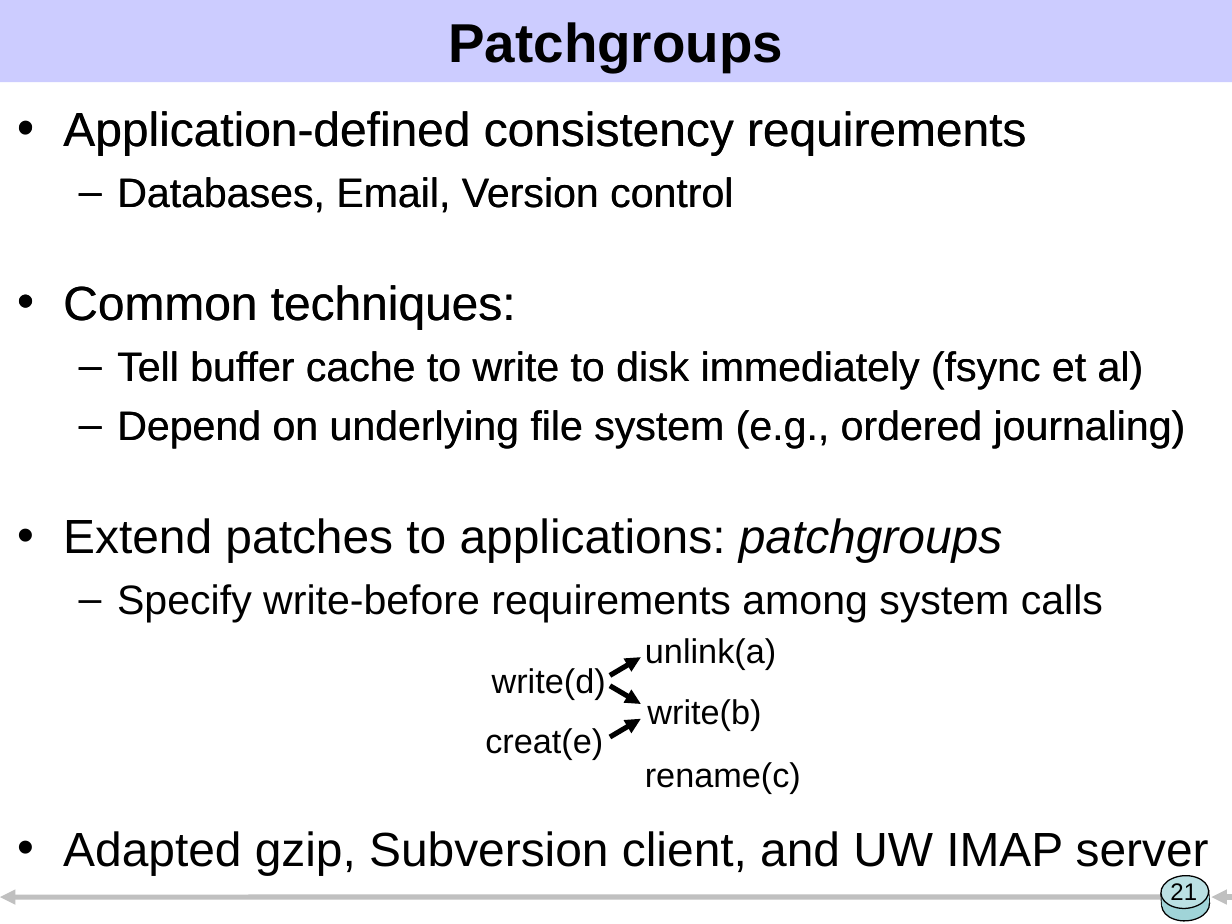
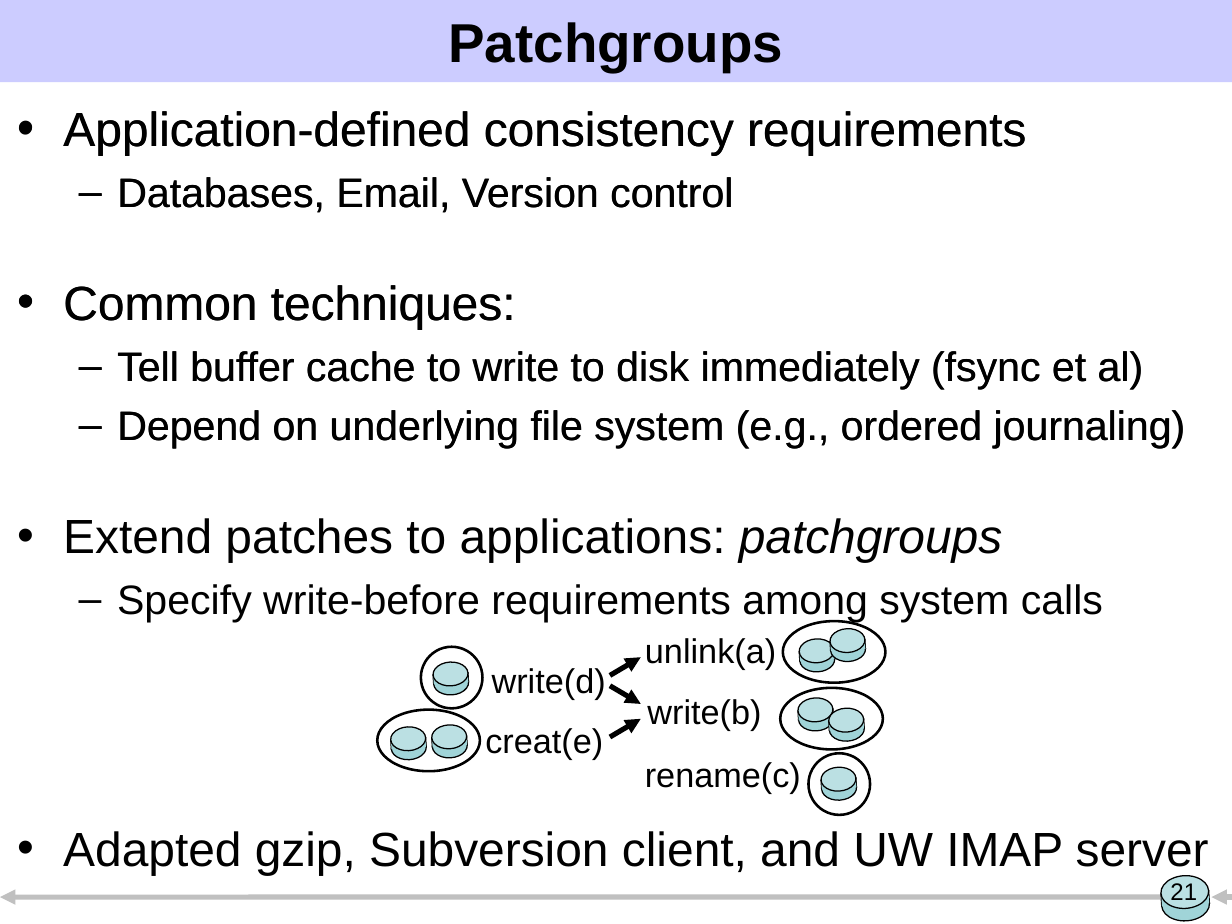
Before and after one commit to ucla-readable/fstitch-doc, a slide deck: slide 21 of sosp/pres.ppt. Drawn at 1232x924 pixels with LibreOffice and Linux fonts; fonts in the diff are those of the drawing. Boxes give left, top, right and bottom in pixels: in the first picture for what was removed or moved away, otherwise in the second. Text is boxed around its words. In the diff, an @@ line names an element or a change of style, - is before the commit and + after.

```diff
--- a/sosp/pres.ppt
+++ b/sosp/pres.ppt
@@ group added at (x1=377, y1=621, x2=885, y2=814): 21 ellipses, 16 rectangles @@
```
Also in this commit, not shown: 4 other slides changed.
